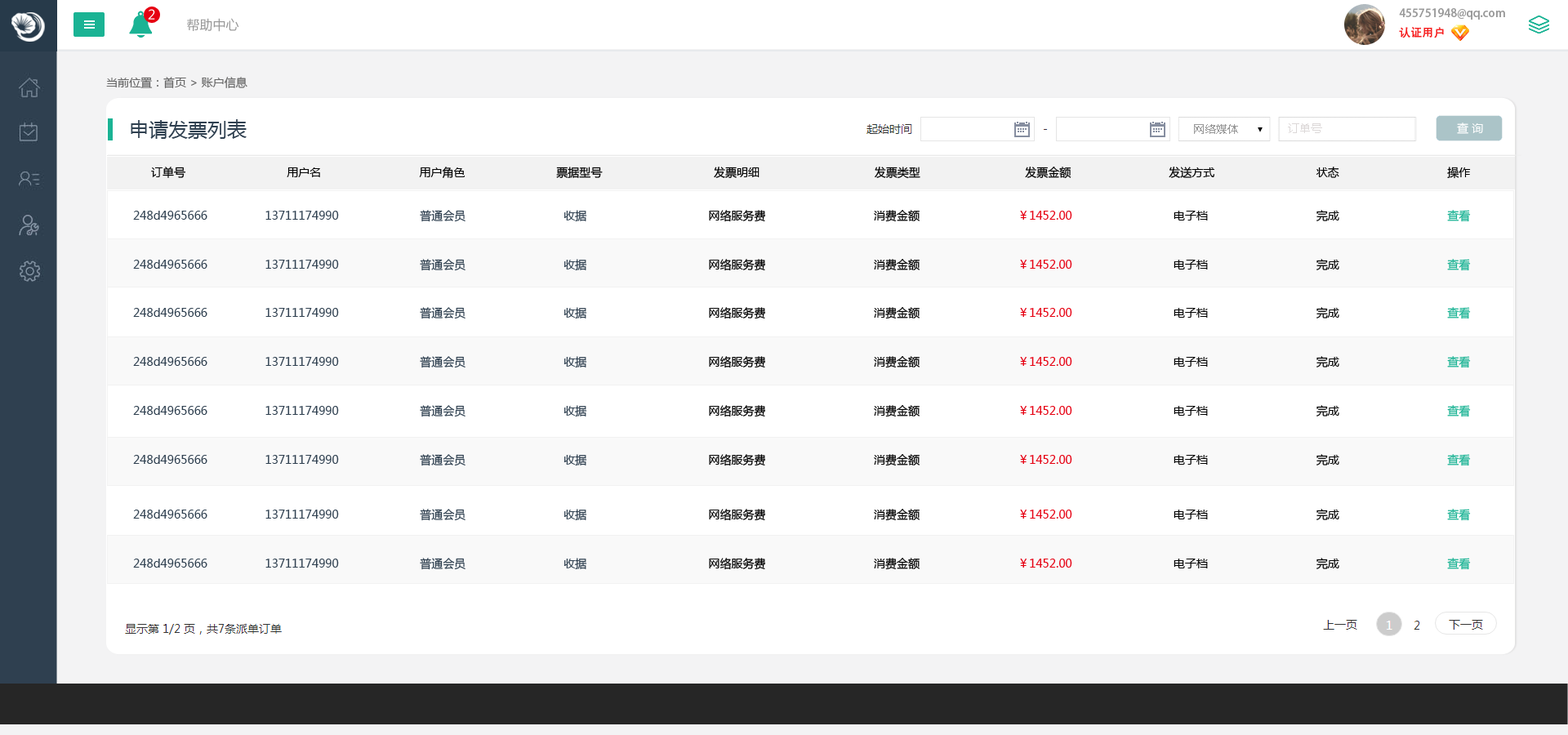
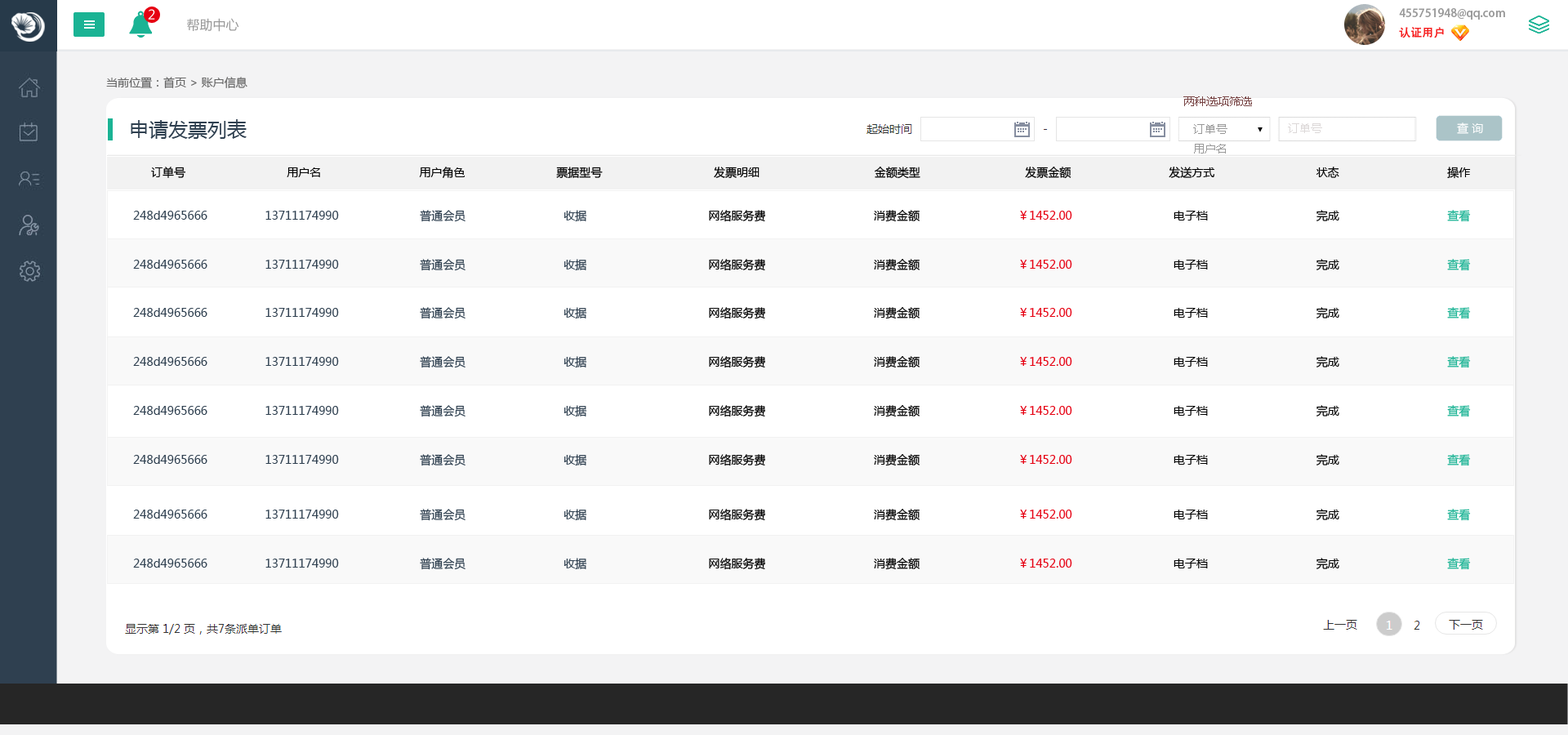
Layer changes from the first 1568px x 735px image to the second:
painted on "订单号 用户名" (1st of 2, in "账户最新要受理订单" › "组 12") over (874, 166, 898, 179)
added layer "两种选项筛选" in group "组 12" over (1183, 96, 1252, 107)
renamed "网络媒体" to "订单号 用户名", painted on it over (1193, 124, 1239, 154)
